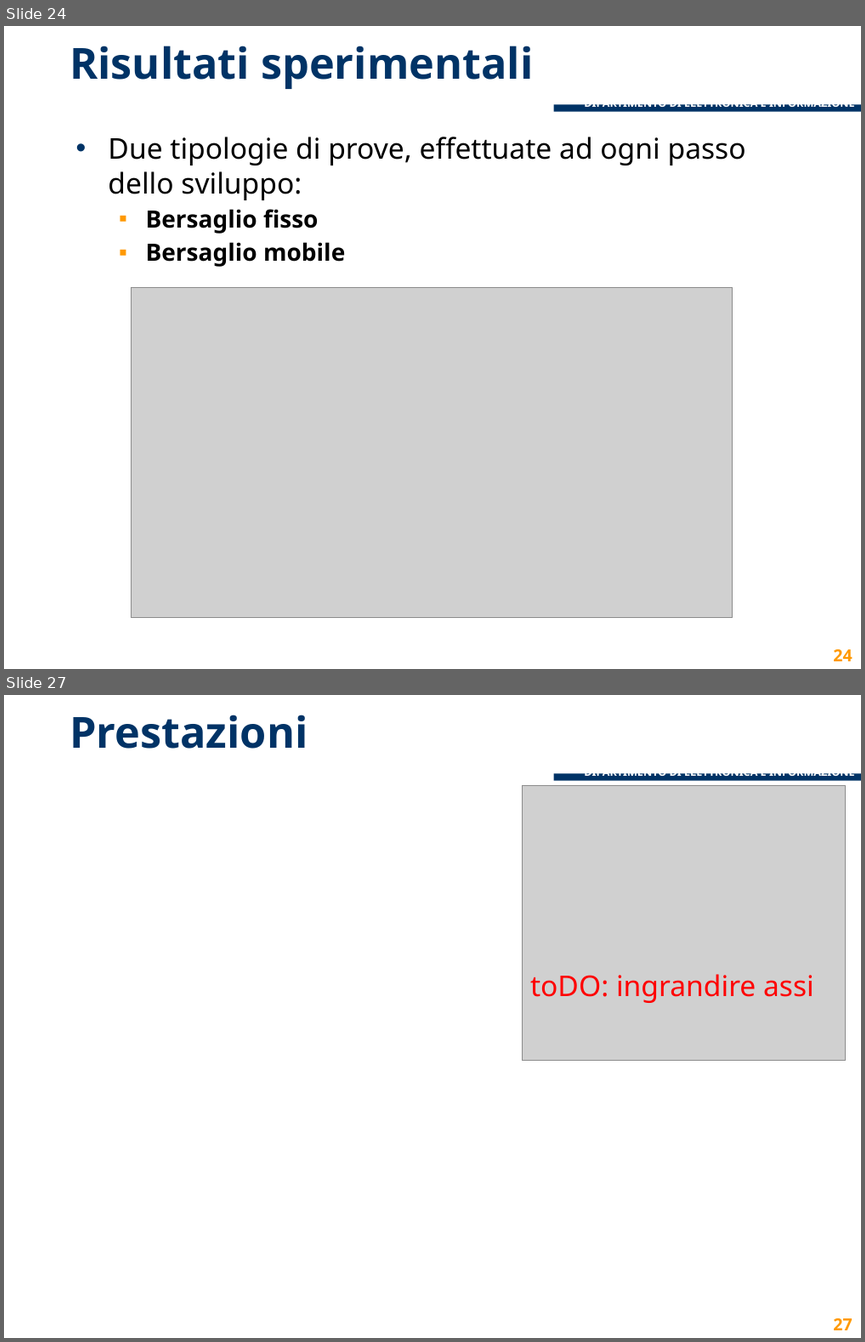
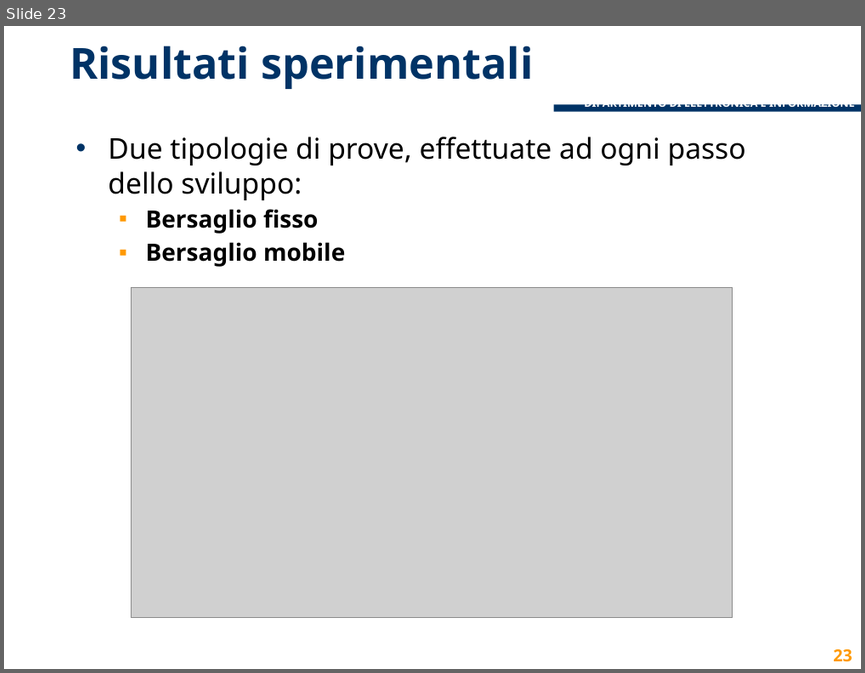
Before and after one commit to lcavagnispolimi/thesis_latex, a slide deck: presentazione_discussione.pptx. Shown one above the other, each under a label of ours: slides 24 and 27 before the commit, slide 23 after it; the slides between them are not shown. The pictures are 865x1342 and 865x673 pixels, drawn with LibreOffice and Linux fonts; fonts in the diff are those of the drawing; grey boxes stand for pictures; background and template pictures are left out. Boxes give left, top, right and bottom in pixels: in the first picture for what was removed or moved away, otherwise in the second. Text is boxed around its words. In the diff, an @@ line names an element or a change of style, - is before the commit and + after.

```diff
--- a/presentazione_discussione.pptx
+++ b/presentazione_discussione.pptx
@@ slide 27 removed at (4, 695, 861, 1338), background #FFFFFF; not listed: 3 template elements that a slide beside it also shows @@
@@ title removed at (69, 715, 307, 749) @@
-Prestazioni
@@ picture removed at (522, 786, 846, 1061) @@
@@ text removed at (530, 974, 814, 1003) @@
-toDO: ingrandire assi
@@ page number removed at (833, 1317, 851, 1330) @@
-27
@@ what was slide 24 is now slide 23 @@
@@ page number at (833, 648, 851, 662): text changed @@
-24
+23
```
Also in this commit, not shown: 7 slides changed, 1 slide added, 1 other slide removed.
